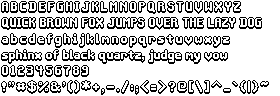
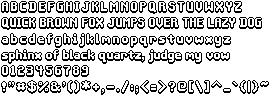
Before/after of a w=280, h=96 layered artwork. What changed in the layer stack:
painted on "Background" over bbox(81, 1, 242, 64)
